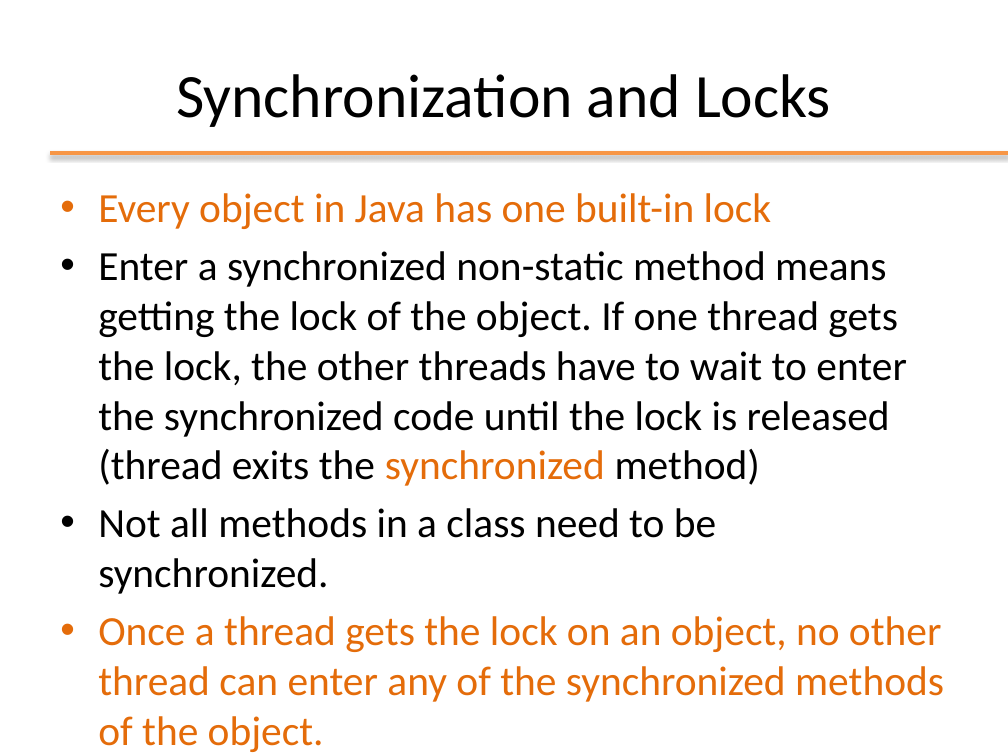
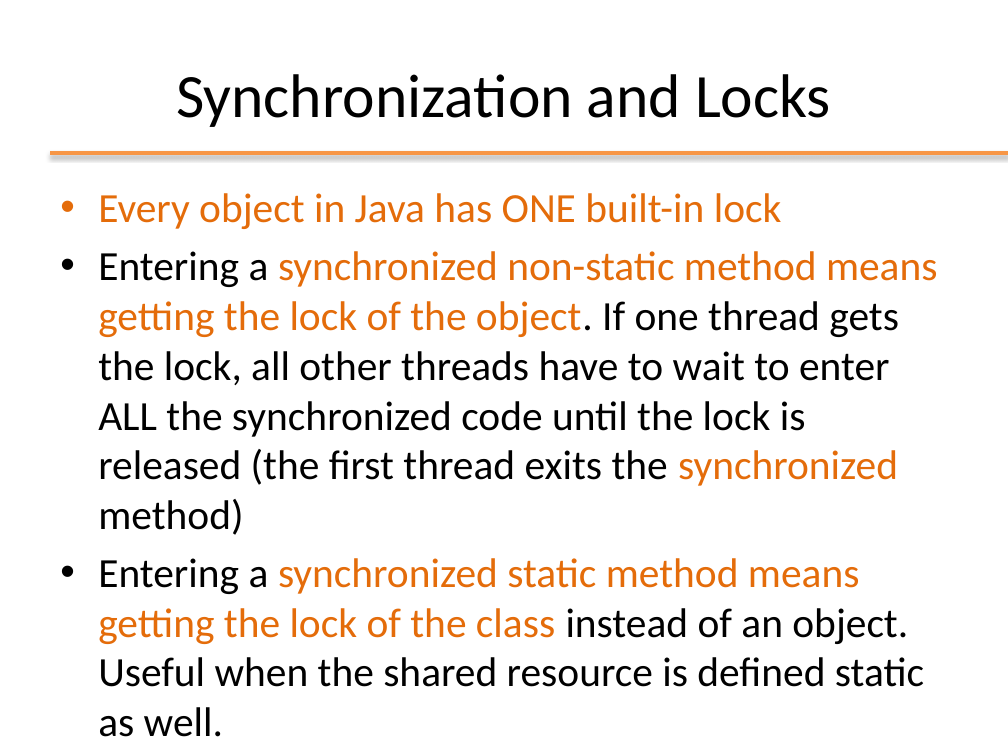
Before and after one commit to Andrea99-beep/ooprogramming, a slide deck: slide 9 of slides/ppt/12_Threads_Syncronization.pptx. Drawn at 1008x756 pixels with LibreOffice and Linux fonts; fonts in the diff are those of the drawing; background and template pictures are left out. Boxes give left, top, right and bottom in pixels: in the first picture for what was removed or moved away, otherwise in the second. Text is boxed around its words. In the diff, an @@ line names an element or a change of style, - is before the commit and + after.

```diff
--- a/slides/ppt/12_Threads_Syncronization.pptx
+++ b/slides/ppt/12_Threads_Syncronization.pptx
@@ text at box(98, 193, 937, 687): text changed @@
-• Every object in Java has one built-in lock
-• Enter a synchronized non-static method means getting the lock of the object. If one thread gets the lock, the other threads have to wait to enter the synchronized code until the lock is released (thread exits the synchronized method)
-• Not all methods in a class need to be synchronized.
-• Once a thread gets the lock on an object, no other thread can enter any of the synchronized methods of the object.
+• Every object in Java has ONE built-in lock
+• Entering a synchronized non-static method means getting the lock of the object. If one thread gets the lock, all other threads have to wait to enter ALL the synchronized code until the lock is released (the first thread exits the synchronized method)
+• Entering a synchronized static method means getting the lock of the class instead of an object. Useful when the shared resource is defined static as well.
```
Also in this commit, not shown: 16 other slides changed, 2 slides added, 2 slides removed, 13 other files.
